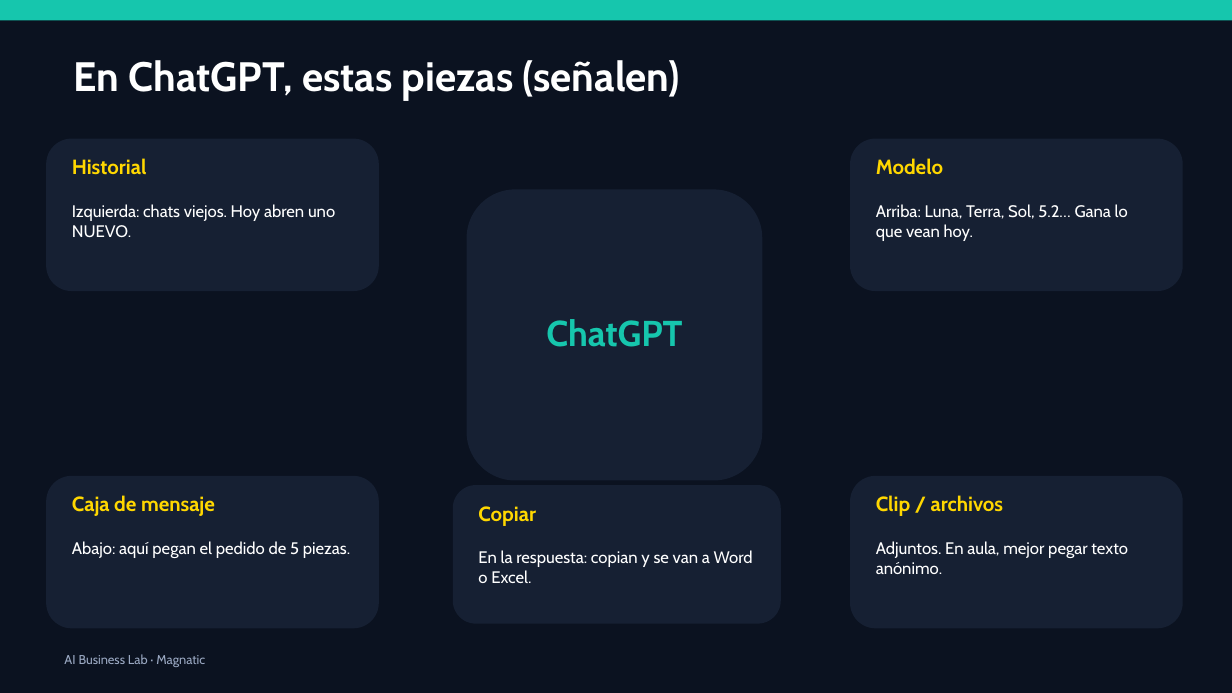
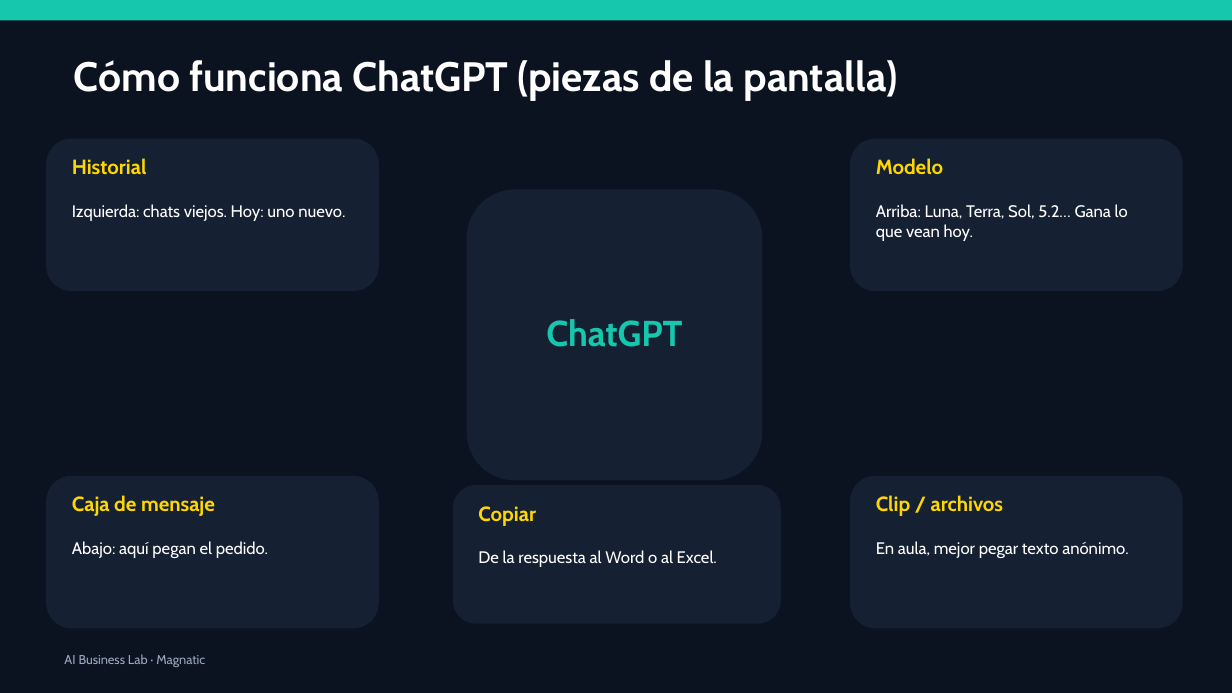
Before and after one commit to xander0408/CURSOS, a slide deck: slide 12 of AI-Business-Lab-Presentacion.pptx (slide 17 before the commit). Drawn at 1232x693 pixels with LibreOffice and Linux fonts; fonts in the diff are those of the drawing. Boxes give left, top, right and bottom in pixels: in the first picture for what was removed or moved away, otherwise in the second. Text is boxed around its words. In the diff, an @@ line names an element or a change of style, - is before the commit and + after.

```diff
--- a/AI-Business-Lab-Presentacion.pptx
+++ b/AI-Business-Lab-Presentacion.pptx
@@ text at (74,60,898,101): text changed @@
-En ChatGPT, estas piezas (señalen)
+Cómo funciona ChatGPT (piezas de la pantalla)
@@ text at (72,204,345,221): text changed @@
-Izquierda: chats viejos. Hoy abren uno NUEVO.
+Izquierda: chats viejos. Hoy: uno nuevo.
@@ text at (72,541,268,558): text changed @@
-Abajo: aquí pegan el pedido de 5 piezas.
+Abajo: aquí pegan el pedido.
@@ text at (478,550,717,567): text changed @@
-En la respuesta: copian y se van a Word o Excel.
+De la respuesta al Word o al Excel.
@@ text at (876,541,1128,558): text changed @@
-Adjuntos. En aula, mejor pegar texto anónimo.
+En aula, mejor pegar texto anónimo.
```
Also in this commit, not shown: 29 other slides changed, 22 slides added, 8 slides removed, 1 other file.
